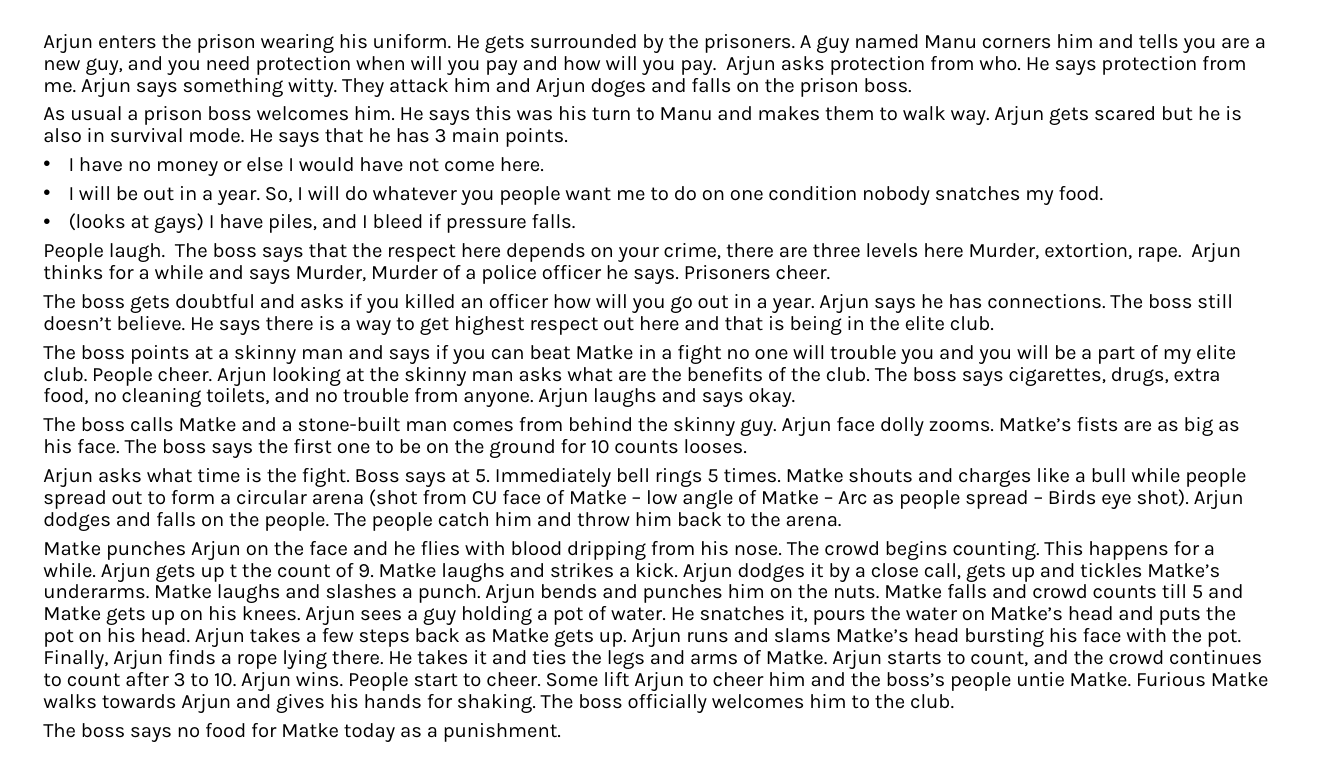
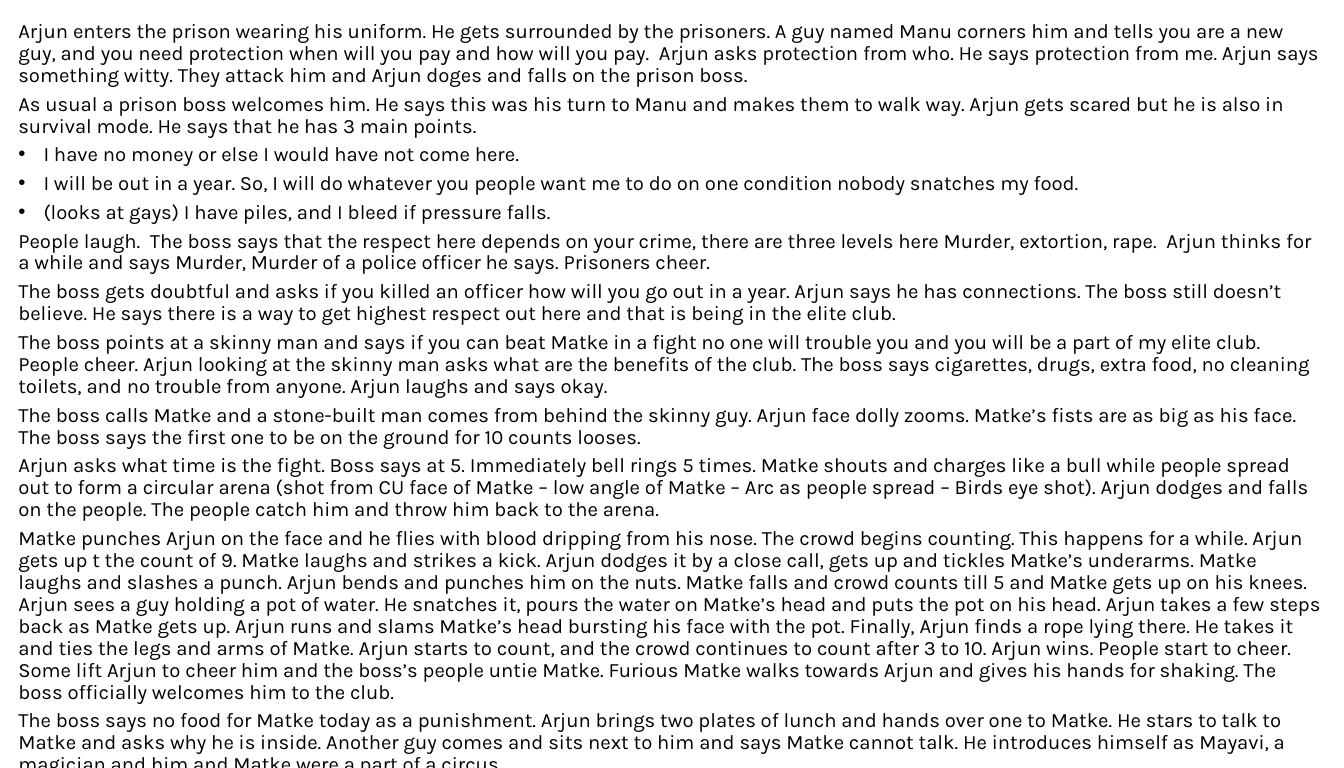
Before and after one commit to arya-prakyath/the-a-films, a slide deck: slide 3 of THE_A_Ideas/Innocent Gems/Innocent Gems - Flows.pptx. Drawn at 1344x768 pixels with LibreOffice and Linux fonts; fonts in the diff are those of the drawing. Boxes give left, top, right and bottom in pixels: in the first picture for what was removed or moved away, otherwise in the second. Text is boxed around its words. In the diff, an @@ line names an element or a change of style, - is before the commit and + after.

```diff
--- a/THE_A_Ideas/Innocent Gems/Innocent Gems - Flows.pptx
+++ b/THE_A_Ideas/Innocent Gems/Innocent Gems - Flows.pptx
@@ text "Arjun enters the prison wearing ...": place and size @@
-text "Arjun enters the prison wearing ..." at (43, 34, 1269, 742)
+text "Arjun enters the prison wearing ..." at (18, 24, 1320, 732)
@@ text at (18, 713, 1281, 732): text changed @@
-The boss says no food for Matke today as a punishment.
+The boss says no food for Matke today as a punishment. Arjun brings two plates of lunch and hands over one to Matke. He stars to talk to Matke and asks why he is inside. Another guy comes and sits next to him and says Matke cannot talk. He introduces himself as Mayavi, a magician and him and Matke were a part of a circus.
```
Also in this commit, not shown: 4 other slides changed, 1 other file.
